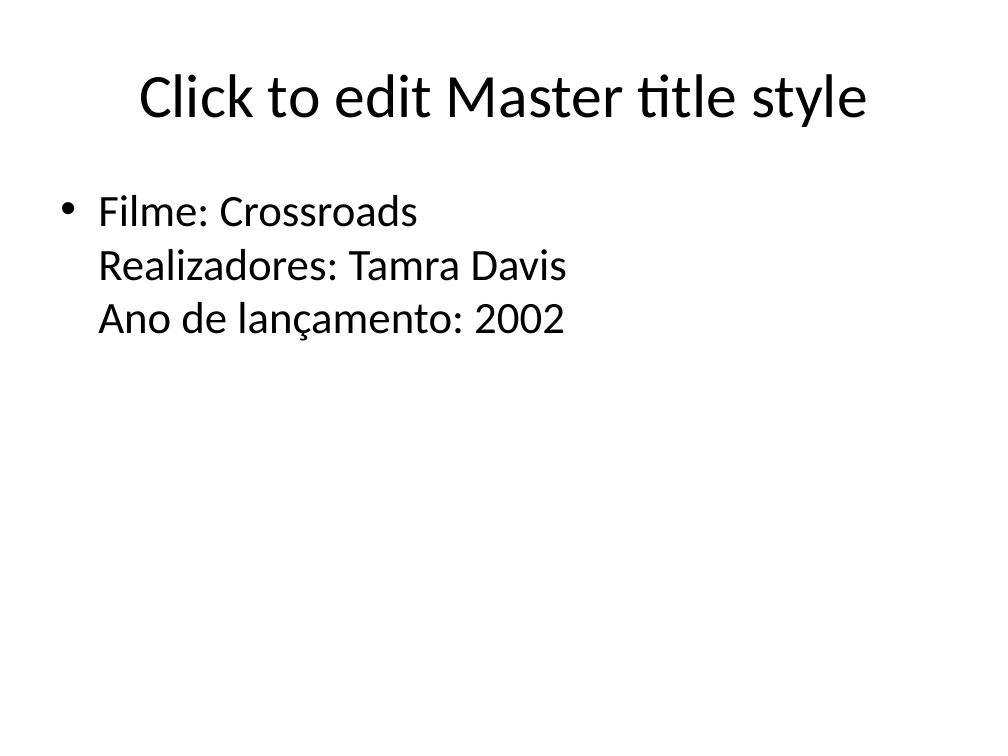
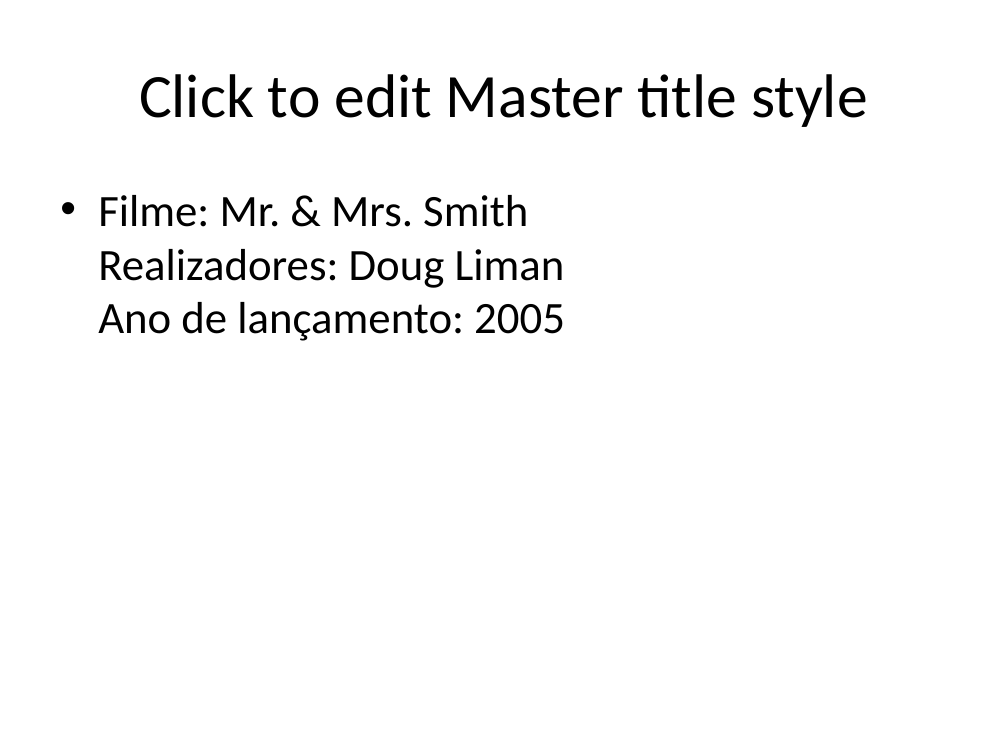
Before and after one commit to fatimafmcs/DesafiosSantander, a slide deck: slide 4 of Desafio1.zip_expanded/Desafio1_MoviePoc/MoviesPresentation.pptx (slide 5 before the commit). Drawn at 1008x756 pixels with LibreOffice and Linux fonts; fonts in the diff are those of the drawing. Boxes give left, top, right and bottom in pixels: in the first picture for what was removed or moved away, otherwise in the second. Text is boxed around its words. In the diff, an @@ line names an element or a change of style, - is before the commit and + after.

```diff
--- a/Desafio1.zip_expanded/Desafio1_MoviePoc/MoviesPresentation.pptx
+++ b/Desafio1.zip_expanded/Desafio1_MoviePoc/MoviesPresentation.pptx
@@ text at box(98, 195, 565, 341): text changed @@
-• Filme: Crossroads
-  Realizadores: Tamra Davis
-  Ano de lançamento: 2002
+• Filme: Mr. & Mrs. Smith
+  Realizadores: Doug Liman
+  Ano de lançamento: 2005
```
Also in this commit, not shown: 4 other slides changed, 1 slide added, 3 other files.
